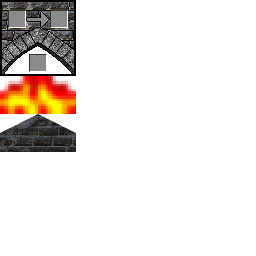
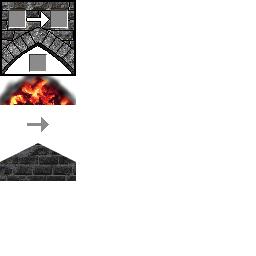
Comparing the layer stacks of the two 256 × 256 images. Changes:
painted on "arrow" over [27, 12, 49, 27]
painted on "border" over [27, 18, 48, 21]
added layer "coals_pyramid" above "coals" over [0, 76, 76, 105]
renamed "coals" to "flames", hid it, painted on it over [0, 76, 76, 114]
painted on "unlit" over [0, 114, 76, 181]
painted on "cobblestone" over [27, 12, 49, 27]
